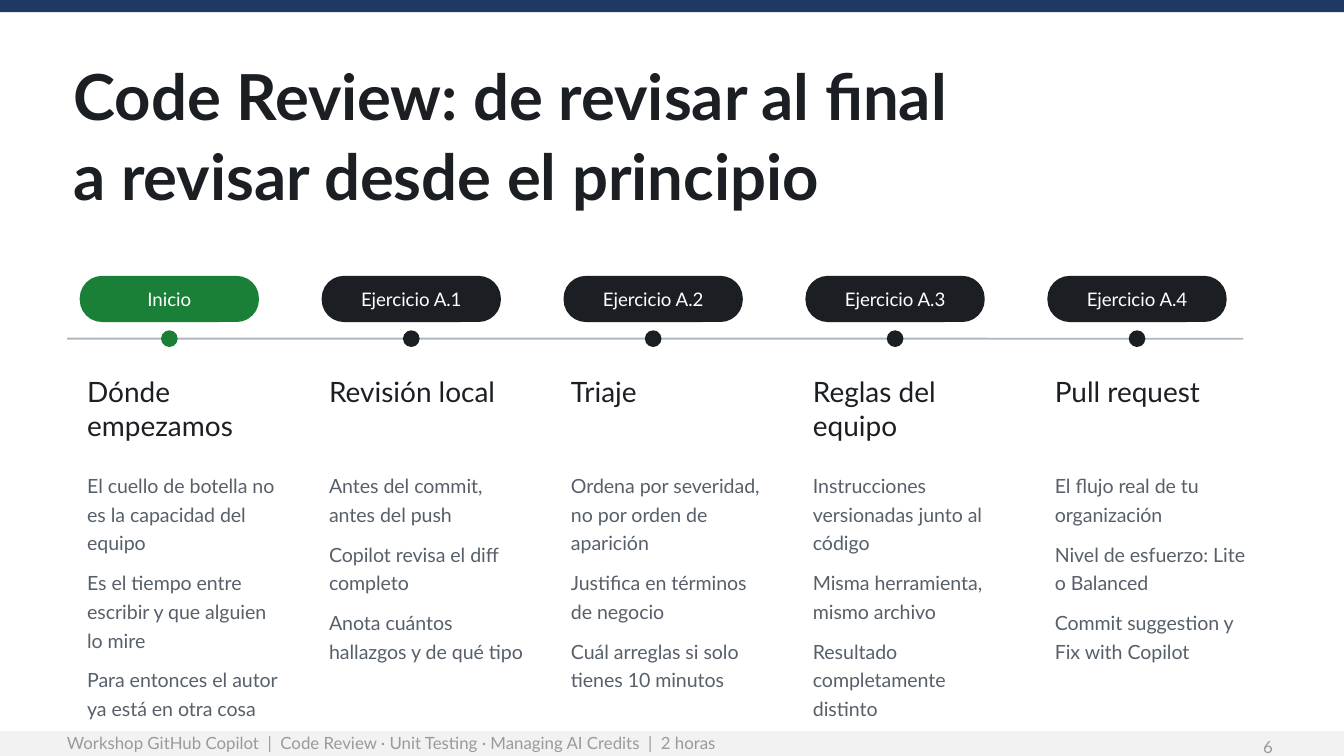
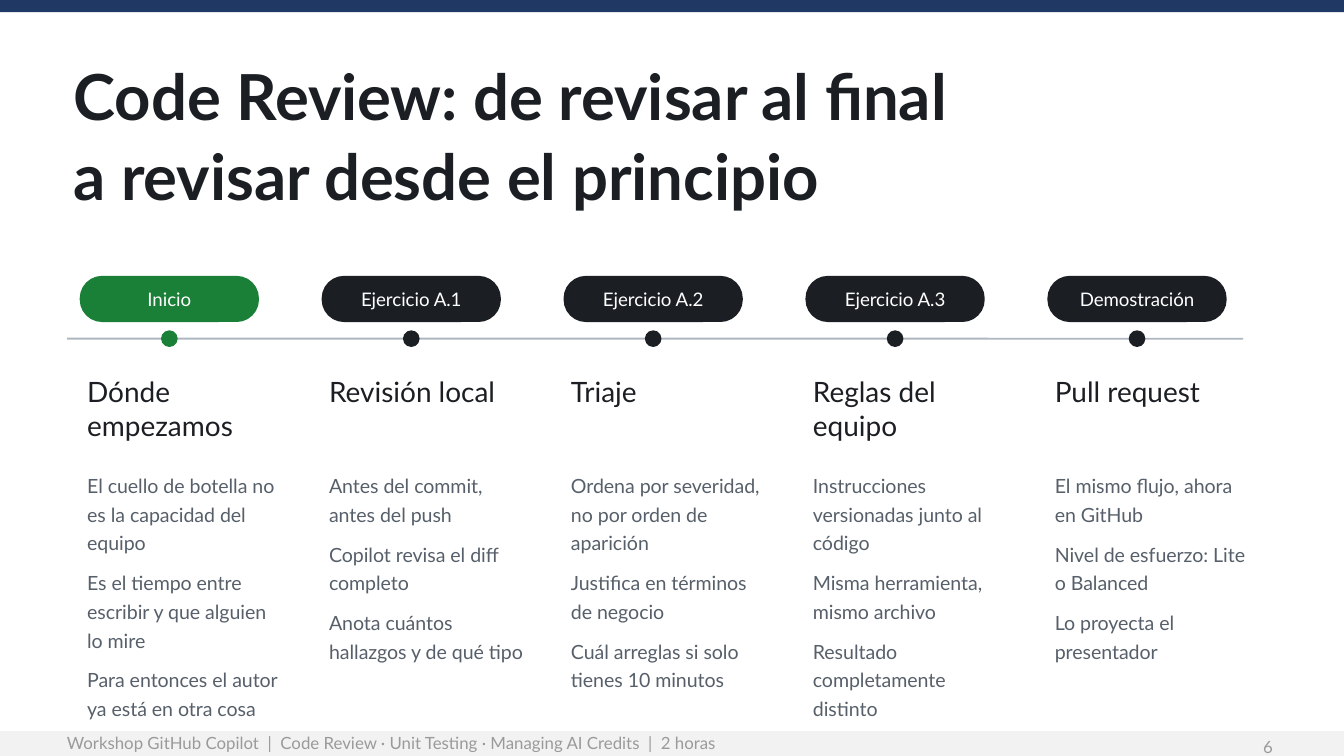
Before and after one commit to tinocoh/ghcp-workshop-calidad, a slide deck: slide 6 of guia-presentador/Workshop-Deck-Etapas.pptx. Drawn at 1344x756 pixels with LibreOffice and Linux fonts; fonts in the diff are those of the drawing. Boxes give left, top, right and bottom in pixels: in the first picture for what was removed or moved away, otherwise in the second. Text is boxed around its words. In the diff, an @@ line names an element or a change of style, - is before the commit and + after.

Commit message:
Opcion C: sin fork. Los participantes clonan el repo publico; A.4 es commit local y A.5 pasa a demostracion del presentador

```diff
--- a/guia-presentador/Workshop-Deck-Etapas.pptx
+++ b/guia-presentador/Workshop-Deck-Etapas.pptx
@@ text at (x1=1080, y1=292, x2=1195, y2=306): text changed @@
-Ejercicio A.4
+Demostración
@@ text at (x1=1055, y1=478, x2=1232, y2=522): text changed @@
-El flujo real de tu organización
+El mismo flujo, ahora en GitHub
@@ text at (x1=1055, y1=615, x2=1174, y2=663): text changed @@
-Commit suggestion y Fix with Copilot
+Lo proyecta el presentador
```
Also in this commit, not shown: 1 other slide changed, 5 other files.
